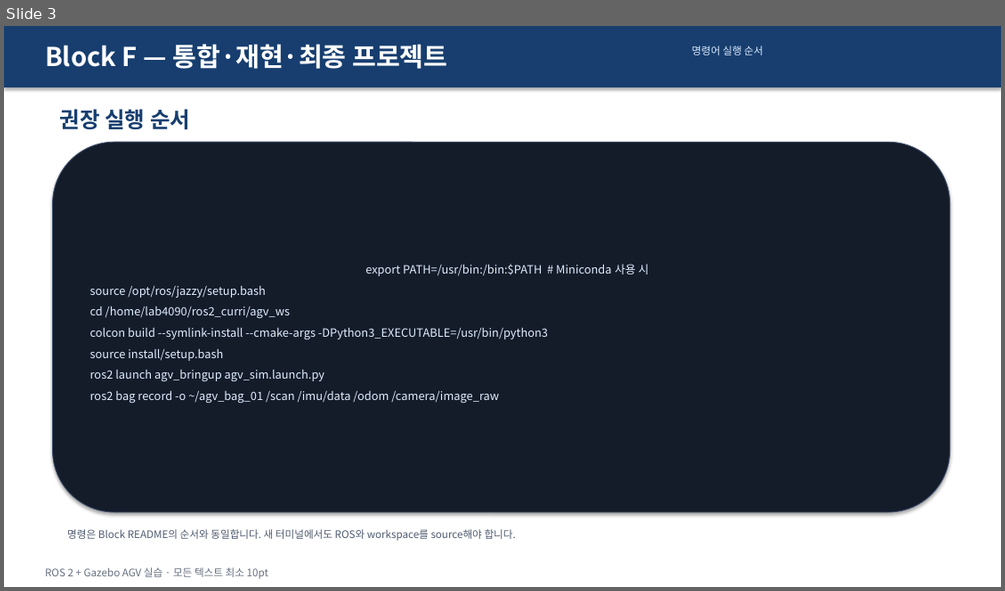
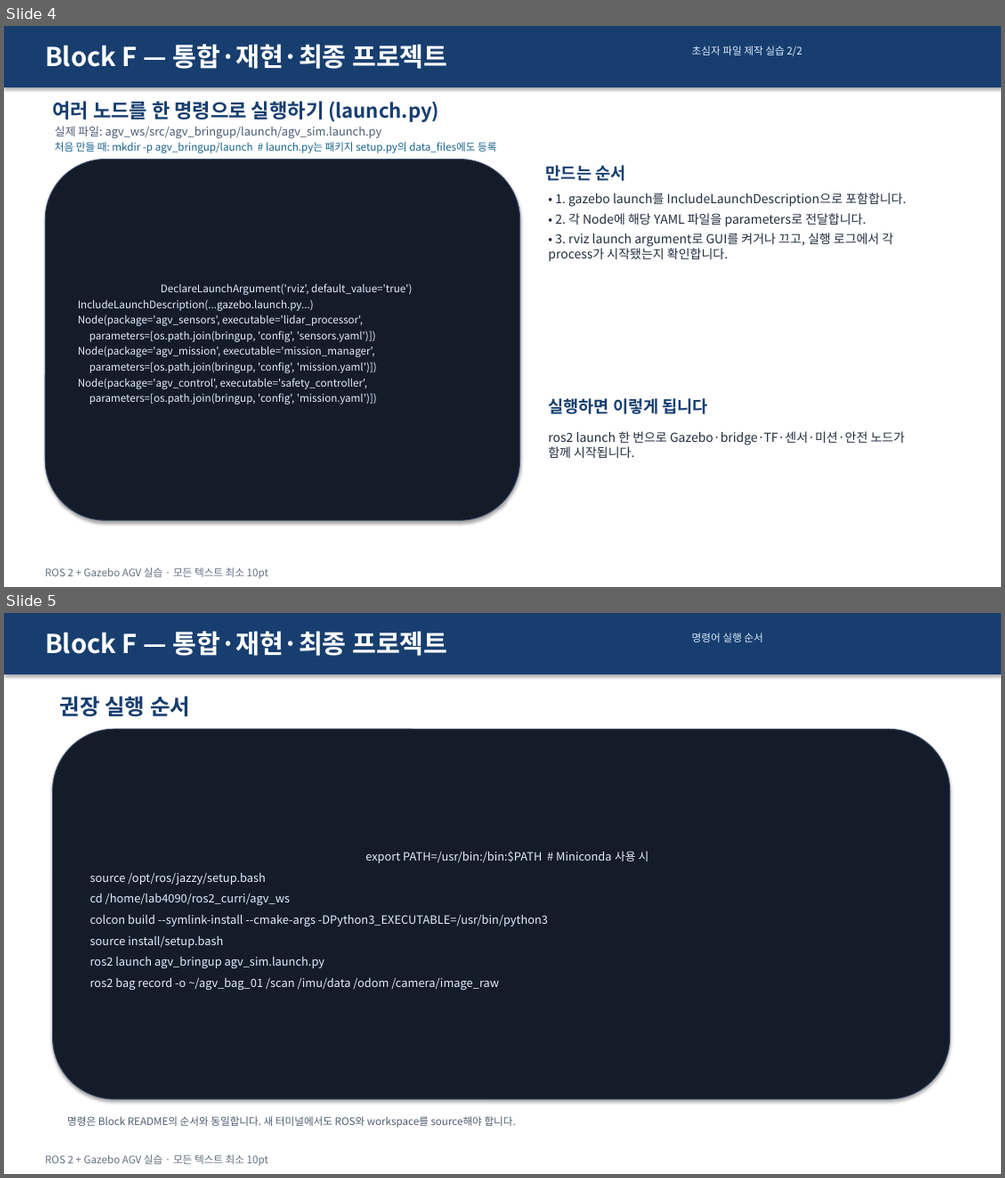
Before and after one commit to choimagon/ros2_curri, a slide deck: blocks/F_integration/Block_F_실습결과_명령어.pptx. Shown one above the other, each under a label of ours: slide 3 before the commit, slides 4 and 5 after it. The pictures are 1005x591 and 1005x1178 pixels, drawn with LibreOffice and Linux fonts; fonts in the diff are those of the drawing. Boxes give left, top, right and bottom in pixels: in the first picture for what was removed or moved away, otherwise in the second. Text is boxed around its words. In the diff, an @@ line names an element or a change of style, - is before the commit and + after.

Commit message:
Turn block presentations into beginner file creation lessons

```diff
--- a/blocks/F_integration/Block_F_실습결과_명령어.pptx
+++ b/blocks/F_integration/Block_F_실습결과_명령어.pptx
@@ slide 4 added at (x1=4, y1=26, x2=1001, y2=587), background #FFFFFF @@
@@ rectangle added at (x1=4, y1=26, x2=1001, y2=87), fill #173E6F @@
@@ text added at (x1=45, y1=44, x2=447, y2=69), 25 pt, text #FFFFFF, bold @@
+Block F — 통합·재현·최종 프로젝트
@@ text added at (x1=692, y1=46, x2=801, y2=56), 10 pt, text #DCEAFC @@
+초심자 파일 제작 실습 2/2
@@ text added at (x1=52, y1=101, x2=439, y2=122), 19 pt, text #173E6F, bold @@
+여러 노드를 한 명령으로 실행하기 (launch.py)
@@ text added at (x1=55, y1=126, x2=382, y2=138), 11 pt, text #4C5B74 @@
+실제 파일: agv_ws/src/agv_bringup/launch/agv_sim.launch.py
@@ text added at (x1=55, y1=142, x2=496, y2=153), 10 pt, text #17638C @@
+처음 만들 때: mkdir -p agv_bringup/launch # launch.py는 패키지 setup.py의 data_files에도 등록
@@ rounded rectangle added at (x1=45, y1=160, x2=520, y2=520), fill #141C2A, outline #40506E 0.75 pt, 10 pt, text #DFEDFF @@
+DeclareLaunchArgument('rviz', default_value='true')
+IncludeLaunchDescription(...gazebo.launch.py...)
+Node(package='agv_sensors', executable='lidar_processor',
+parameters=[os.path.join(bringup, 'config', 'sensors.yaml')])
+Node(package='agv_mission', executable='mission_manager',
+parameters=[os.path.join(bringup, 'config', 'mission.yaml')])
+Node(package='agv_control', executable='safety_controller',
+parameters=[os.path.join(bringup, 'config', 'mission.yaml')])
@@ text added at (x1=546, y1=165, x2=625, y2=181), 16 pt, text #173E6F, bold @@
+만드는 순서
@@ text added at (x1=548, y1=192, x2=906, y2=261), 12 pt, text #212B3D @@
+• 1. gazebo launch를 IncludeLaunchDescription으로 포함합니다.
+• 2. 각 Node에 해당 YAML 파일을 parameters로 전달합니다.
+• 3. rviz launch argument로 GUI를 켜거나 끄고, 실행 로그에서 각 process가 시작됐는지 확인합니다.
@@ text added at (x1=548, y1=398, x2=708, y2=414), 16 pt, text #173E6F, bold @@
+실행하면 이렇게 됩니다
@@ text added at (x1=548, y1=431, x2=906, y2=458), 12 pt, text #212B3D @@
+ros2 launch 한 번으로 Gazebo·bridge·TF·센서·미션·안전 노드가 함께 시작됩니다.
@@ text added at (x1=45, y1=567, x2=268, y2=579), 10 pt, text #667080 @@
+ROS 2 + Gazebo AGV 실습 · 모든 텍스트 최소 10pt
@@ what was slide 3 is now slide 5 @@
```
Also in this commit, not shown: 2 slides changed, 1 other slide added, 23 other files.
